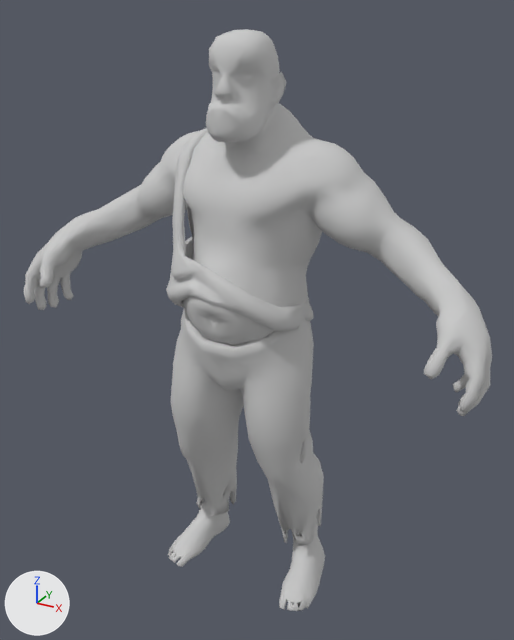
A saved change to the FBX model unity/Assets/FBX_Models/Avatar_Frank.FBX.
Both versions are drawn from a 50 mm camera at (1.121, -1.947, 2.065) aimed at (0.06, -0.018, 1.101). Lighting does not change. The marker at lower left points along +X, +Y and +Z. Where no turn or scale is listed for an object, it has been applied to the vertices. Vertices at the same position are counted once.

In view in the first picture: 'Frank'.
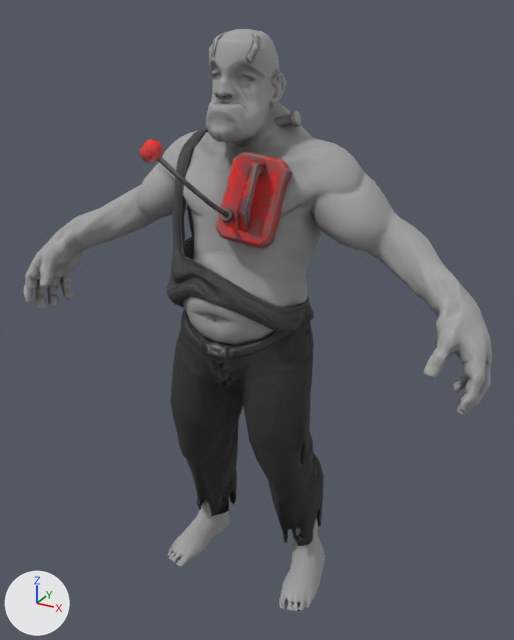
Edits to the bpy script that builds the scene:
```text
Add img_frank_n_tga:
    img_frank_n_tga = load_image('Frank_n.tga', '../Textures/Frank_n.tga', 1024, 1024, 'Non-Color')
Add img_frank_d_tga:
    img_frank_d_tga = load_image('Frank_d.tga', '../Textures/Frank_d.tga', 1024, 1024, 'sRGB')
Add mat_frank:
    mat_frank = bpy.data.materials.new('Frank')
    # uses the picture img_frank_d_tga
    # uses the picture img_frank_n_tga
Change me_mesh:
    used by ob_frank; location = (0.0, 0.0, 0.0)
    remove me_mesh.from_pydata(...)  # 2977 vertices, 5712 faces; spans x -0.85..0.85, y -0.23..0.29, z 0.0..2.01
    add me_mesh.from_pydata(...)  # 3139 vertices, 5973 faces; spans x -0.85..0.85, y -0.49..0.29, z 0.0..2.01
    me_mesh part 1
    21 vertices are removed from x -0.21..0.22, y -0.12..0.15, z 0.45..1.11
    118 faces are deleted
    9 vertices move within x -0.16..0.21, y 0.02..0.14, z 0.29..1.15
    178 vertices are added at x -0.16..0.21, y -0.49..0.14, z 0.45..2.0
    5 new vertices lie (0.01, -0.04, 0.02) away from vertices in x -0.03..0.18, y -0.45..-0.02, z 1.41..1.71
    379 new faces join them
    me_mesh part 2: 5594 faces spanning x -0.85..0.85, y -0.23..0.29, z 0.0..2.01 switch from mat_character (light grey #cacaca) to mat_frank
```

What differs and where, as boxes [x1, y1, x2, y2] in the pictures (514 x 640 px):
part 1 of me_mesh, built on: before [188, 277, 312, 535]; after [139, 32, 312, 535]
part 2 of me_mesh, recoloured: [24, 30, 492, 611] in both
